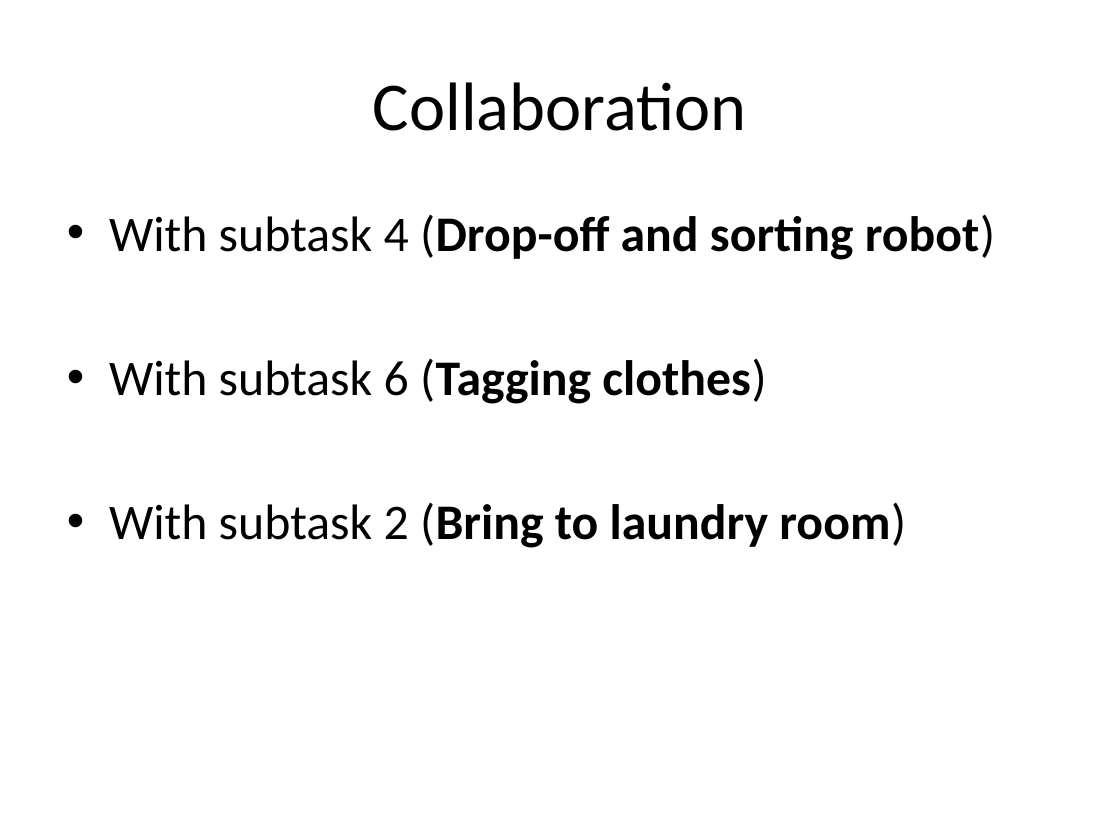
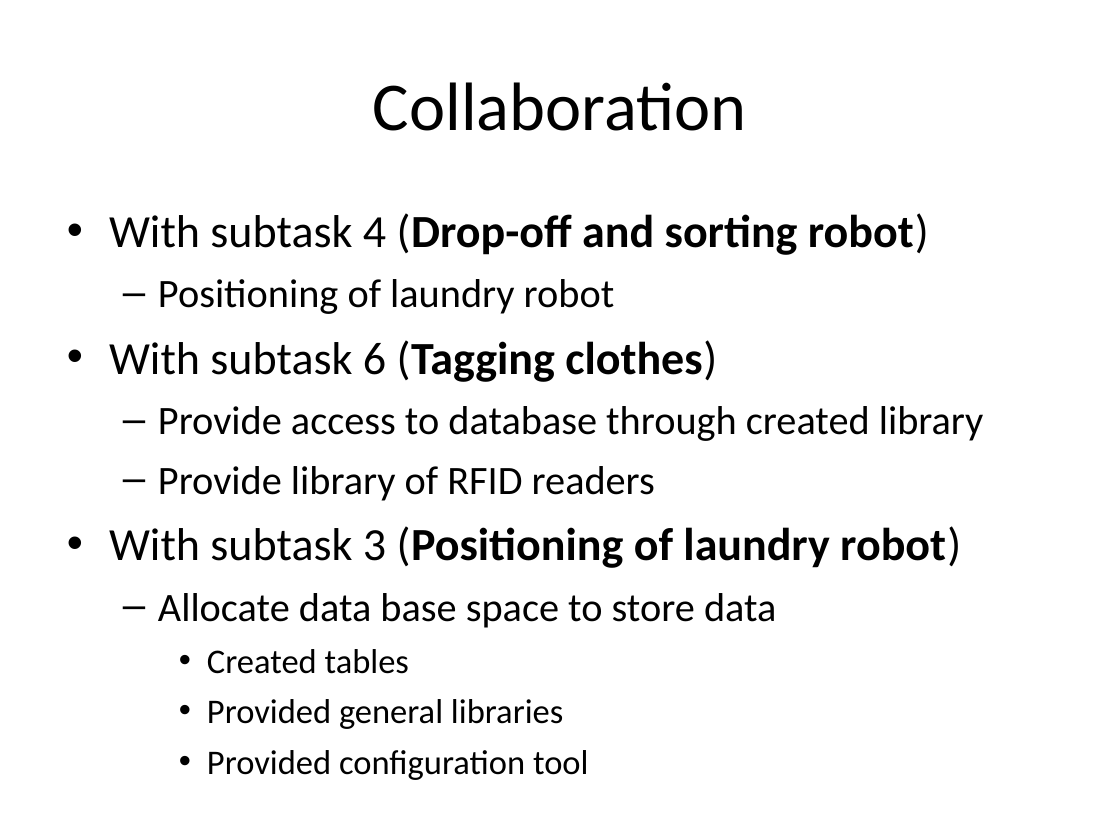
Before and after one commit to isurup/kalle-martin-group, a slide deck: slide 3 of RSD1/presentation/ExamMartin.ppt. Drawn at 1120x840 pixels with LibreOffice and Linux fonts; fonts in the diff are those of the drawing. Boxes give left, top, right and bottom in pixels: in the first picture for what was removed or moved away, otherwise in the second. Text is boxed around its words. In the diff, an @@ line names an element or a change of style, - is before the commit and + after.

```diff
--- a/RSD1/presentation/ExamMartin.ppt
+++ b/RSD1/presentation/ExamMartin.ppt
@@ text at <box>109,213,929,382</box>: size 32 to 29.6 pt in "With subtask 4 (Drop-off and sorting robot)", "With subtask 6 (Tagging clothes)" @@
@@ text at <box>158,279,615,314</box>: paragraph added @@
+  – Positioning of laundry robot
@@ text at <box>109,406,984,780</box>: text changed; size 32 to 25.9 pt; bold off @@
-• With subtask 2 (Bring to laundry room)
+  – Provide access to database through created library
+  – Provide library of RFID readers
+• With subtask 3 (Positioning of laundry robot)
+  – Allocate data base space to store data
+    • Created tables
+    • Provided general libraries
+    • Provided configuration tool
```
